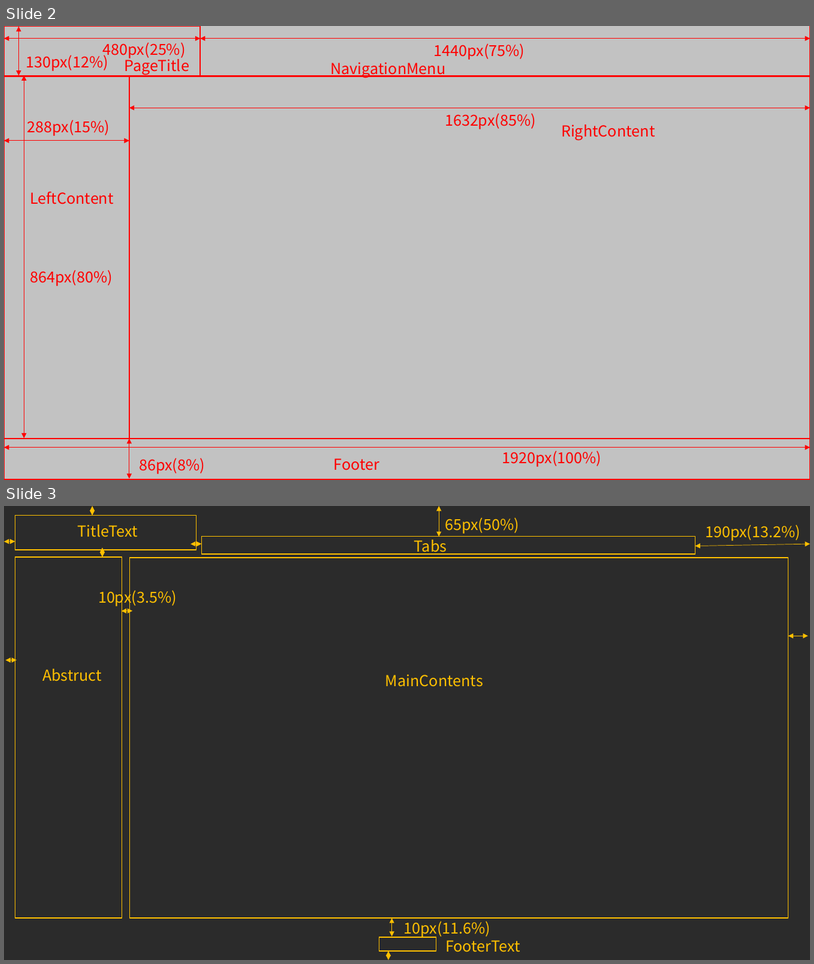
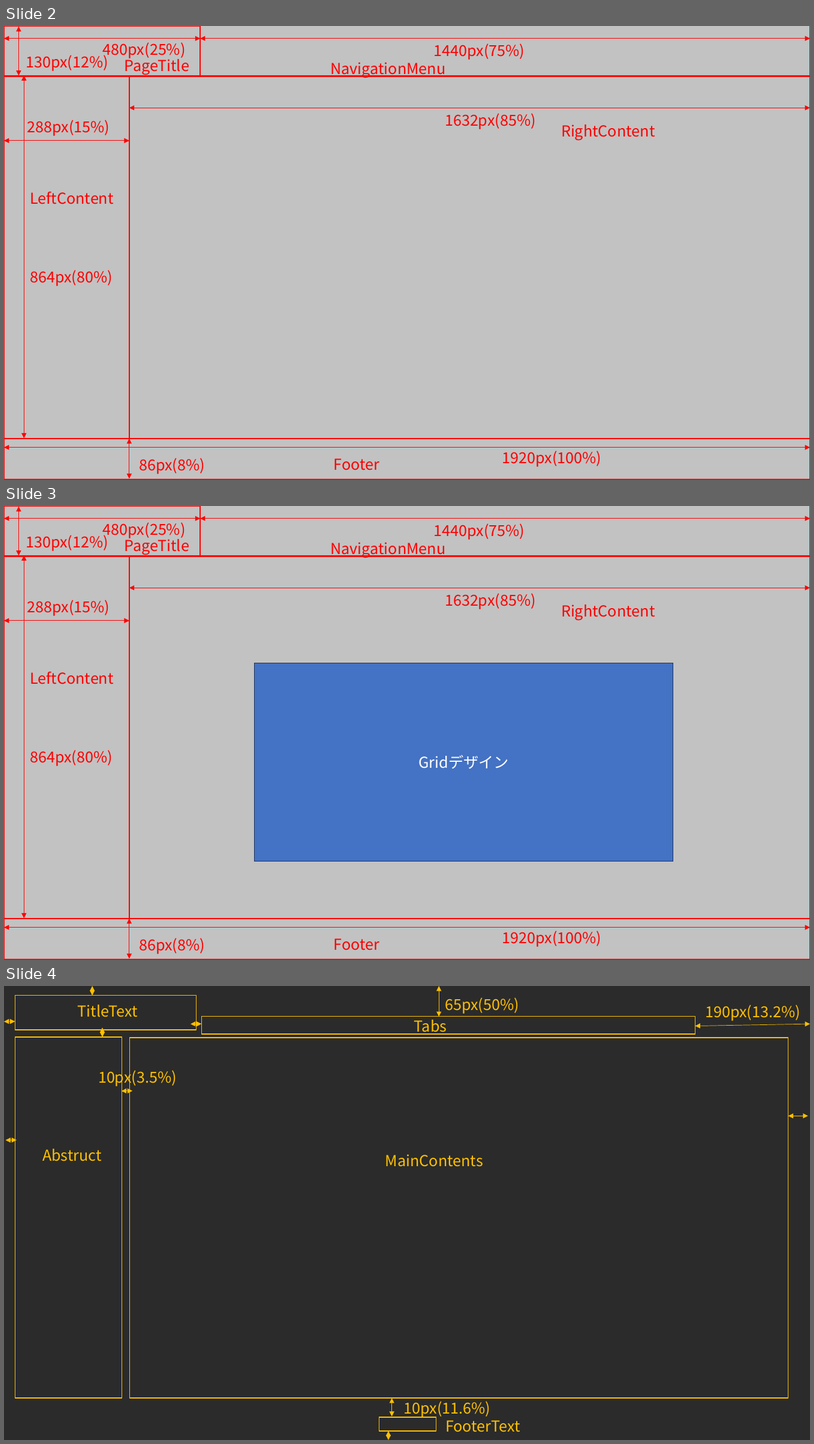
Before and after one commit to Soranoana/VtuberMeikan, a slide deck: ページデザイン.pptx. Shown one above the other, each under a label of ours: slides 2 and 3 before the commit, slides 2, 3 and 4 after it. The pictures are 814x964 and 814x1444 pixels, drawn with LibreOffice and Linux fonts; fonts in the diff are those of the drawing; background and template pictures are left out; a plain dark background stands for a picture behind light text. Boxes give left, top, right and bottom in pixels: in the first picture for what was removed or moved away, otherwise in the second. Text is boxed around its words. In the diff, an @@ line names an element or a change of style, - is before the commit and + after.

Commit message:
グリッドデザインに変更

```diff
--- a/ページデザイン.pptx
+++ b/ページデザイン.pptx
@@ slide 3 added at bbox=[4, 506, 810, 960], background picture (left out) @@
@@ rectangle added at bbox=[4, 506, 810, 960], fill #7F7F7F at 47% opacity @@
@@ rectangle added at bbox=[4, 506, 201, 556], outline #FF0000 1 pt @@
@@ double arrow added from (4, 519) to (201, 519), #FF0000 0.5 pt @@
@@ double arrow added from (18, 507) to (18, 556), #FF0000 0.5 pt @@
@@ text added at bbox=[103, 522, 186, 539], 18 pt, text #FF0000 @@
+480px(25%)
@@ rectangle added at bbox=[201, 506, 810, 556], outline #FF0000 1 pt @@
@@ double arrow added from (201, 519) to (810, 519), #FF0000 0.5 pt @@
@@ text added at bbox=[434, 523, 525, 540], 18 pt, text #FF0000 @@
+1440px(75%)
@@ text added at bbox=[26, 532, 108, 551], 18 pt, text #FF0000 @@
+130px(12%)
@@ text added at bbox=[124, 535, 189, 555], 18 pt, text #FF0000 @@
+PageTitle
@@ rectangle added at bbox=[4, 556, 129, 918], outline #FF0000 1 pt @@
@@ double arrow added from (24, 556) to (24, 918), #FF0000 0.5 pt @@
@@ rectangle added at bbox=[129, 556, 810, 918], outline #FF0000 1 pt @@
@@ text added at bbox=[330, 542, 446, 558], 18 pt, text #FF0000 @@
+NavigationMenu
@@ double arrow added from (129, 588) to (810, 588), #FF0000 0.5 pt @@
@@ text added at bbox=[445, 593, 536, 609], 18 pt, text #FF0000 @@
+1632px(85%)
@@ text added at bbox=[27, 600, 110, 616], 18 pt, text #FF0000 @@
+288px(15%)
@@ text added at bbox=[561, 604, 656, 620], 18 pt, text #FF0000 @@
+RightContent
@@ double arrow added from (4, 621) to (129, 621), #FF0000 0.5 pt @@
@@ rectangle added at bbox=[254, 663, 673, 861], fill #4472C4, outline #1E3256 1 pt, 18 pt, text #FFFFFF @@
+Gridデザイン
@@ text added at bbox=[30, 671, 114, 684], 18 pt, text #FF0000 @@
+LeftContent
@@ text added at bbox=[30, 750, 113, 766], 18 pt, text #FF0000 @@
+864px(80%)
@@ rectangle added at bbox=[4, 918, 810, 959], outline #FF0000 1 pt @@
@@ double arrow added from (129, 919) to (129, 958), #FF0000 0.5 pt @@
@@ double arrow added from (4, 927) to (810, 927), #FF0000 0.5 pt @@
@@ text added at bbox=[139, 937, 205, 954], 18 pt, text #FF0000 @@
+86px(8%)
@@ text added at bbox=[503, 930, 602, 946], 18 pt, text #FF0000 @@
+1920px(100%)
@@ text added at bbox=[334, 938, 380, 950], 18 pt, text #FF0000 @@
+Footer
@@ what was slide 3 is now slide 4 @@
```
Also in this commit, not shown: 1 slide removed, 2 other files.
